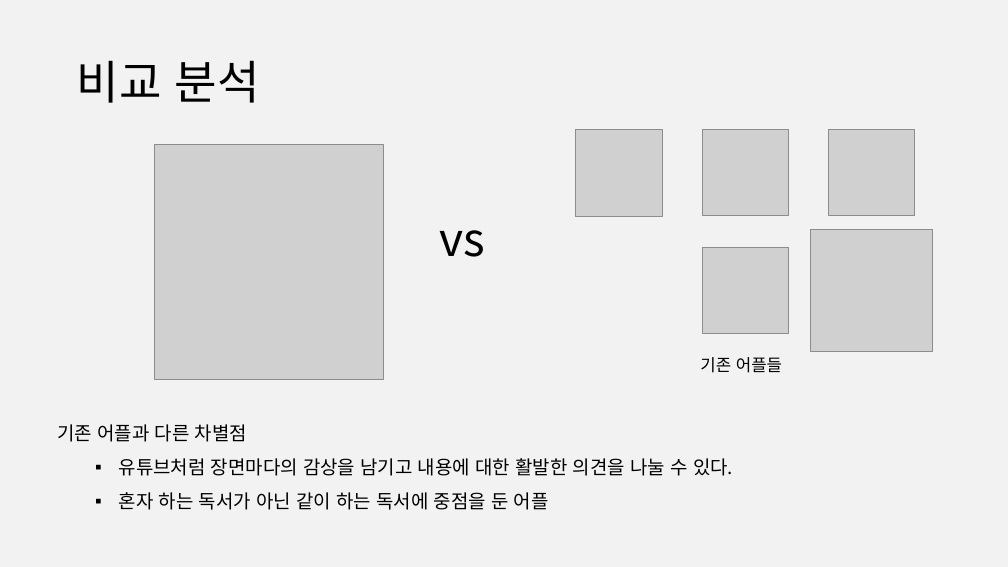
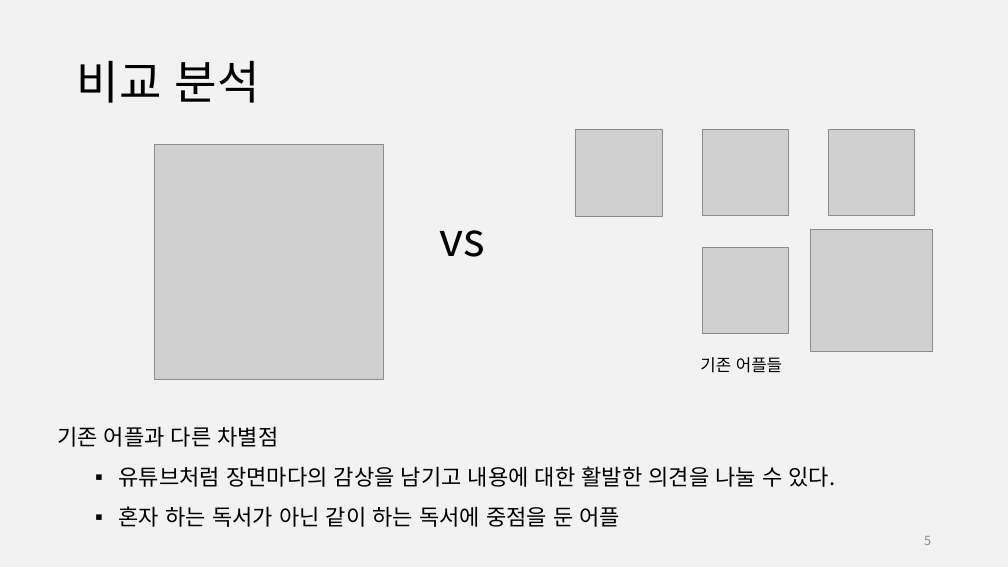
Before and after one commit to 888pocket/social-readbook-app, a slide deck: slide 5 of 보고서/사용자인터페이스(나) 제안발표ppt_3code.pptx. Drawn at 1008x567 pixels with LibreOffice and Linux fonts; fonts in the diff are those of the drawing; grey boxes stand for pictures. Boxes give left, top, right and bottom in pixels: in the first picture for what was removed or moved away, otherwise in the second. Text is boxed around its words. In the diff, an @@ line names an element or a change of style, - is before the commit and + after.

```diff
--- a/보고서/사용자인터페이스(나) 제안발표ppt_3code.pptx
+++ b/보고서/사용자인터페이스(나) 제안발표ppt_3code.pptx
@@ text "기존 어플과 다른 차별점" at [57,426,836,527]: size 18 to 21 pt @@
@@ page number added at [924,536,931,545], 12 pt, text #8C8C8C @@
+5
```
Also in this commit, not shown: 18 other slides changed.
